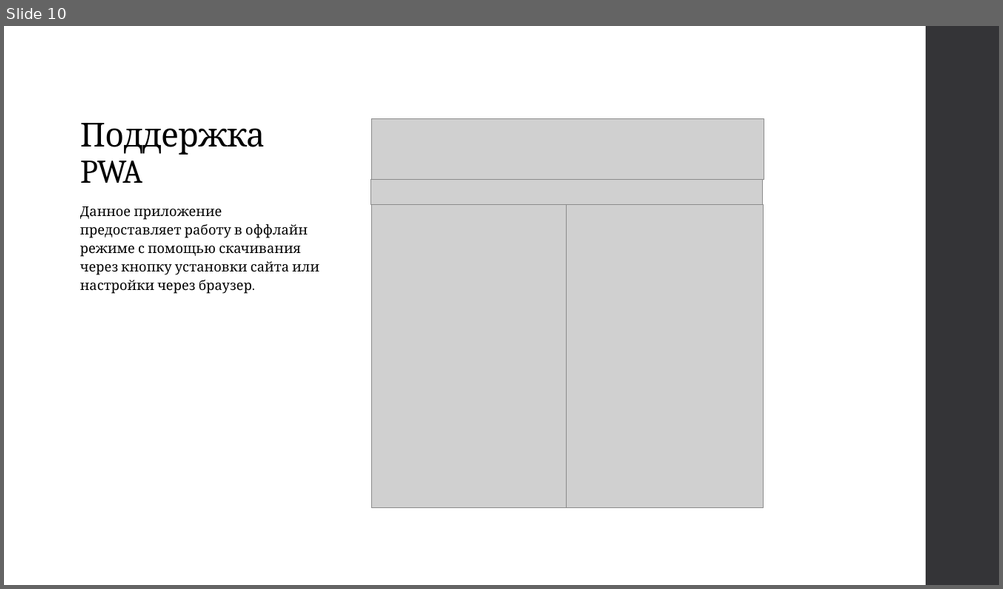
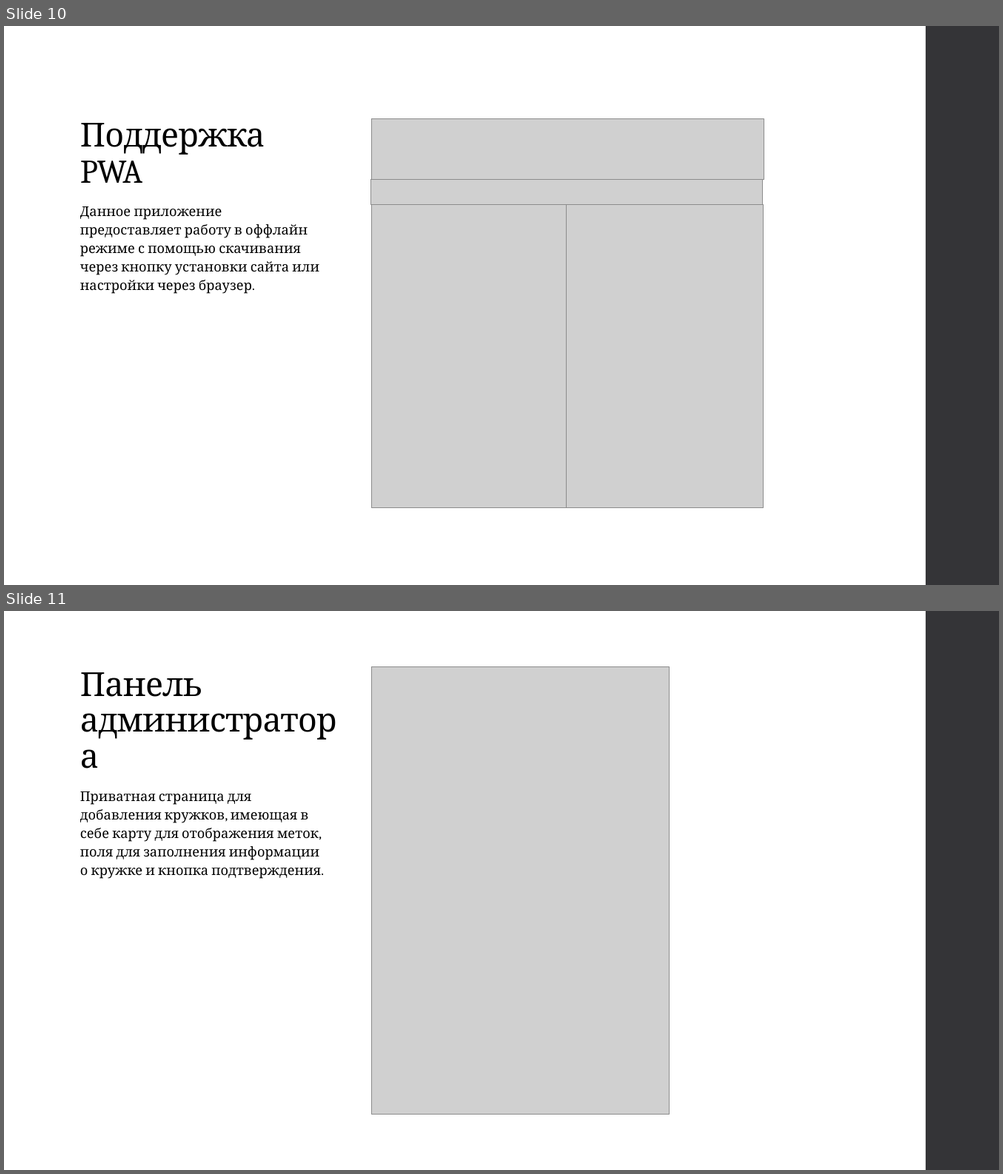
Before and after one commit to UV16-B/Club-Map, a slide deck: Карта детства.pptx. Shown one above the other, each under a label of ours: slide 10 before the commit, slides 10 and 11 after it. The pictures are 1003x589 and 1003x1174 pixels, drawn with LibreOffice and Linux fonts; fonts in the diff are those of the drawing; grey boxes stand for pictures. Boxes give left, top, right and bottom in pixels: in the first picture for what was removed or moved away, otherwise in the second. Text is boxed around its words. In the diff, an @@ line names an element or a change of style, - is before the commit and + after.

```diff
--- a/Карта детства.pptx
+++ b/Карта детства.pptx
@@ slide 11 added at [4,611,999,1170], background #FFFFFF; not listed: 1 template element that a slide beside it also shows @@
@@ title added at [80,672,203,697], 32 pt, text #000000 @@
+Панель администратора
@@ picture added at [372,667,669,1115] @@
@@ text added at [80,792,321,879], 13 pt, text #000000 @@
+Приватная страница для добавления кружков, имеющая в себе карту для отображения меток, поля для заполнения информации о кружке и кнопка подтверждения.
```
Also in this commit, not shown: 1 other slide added.
